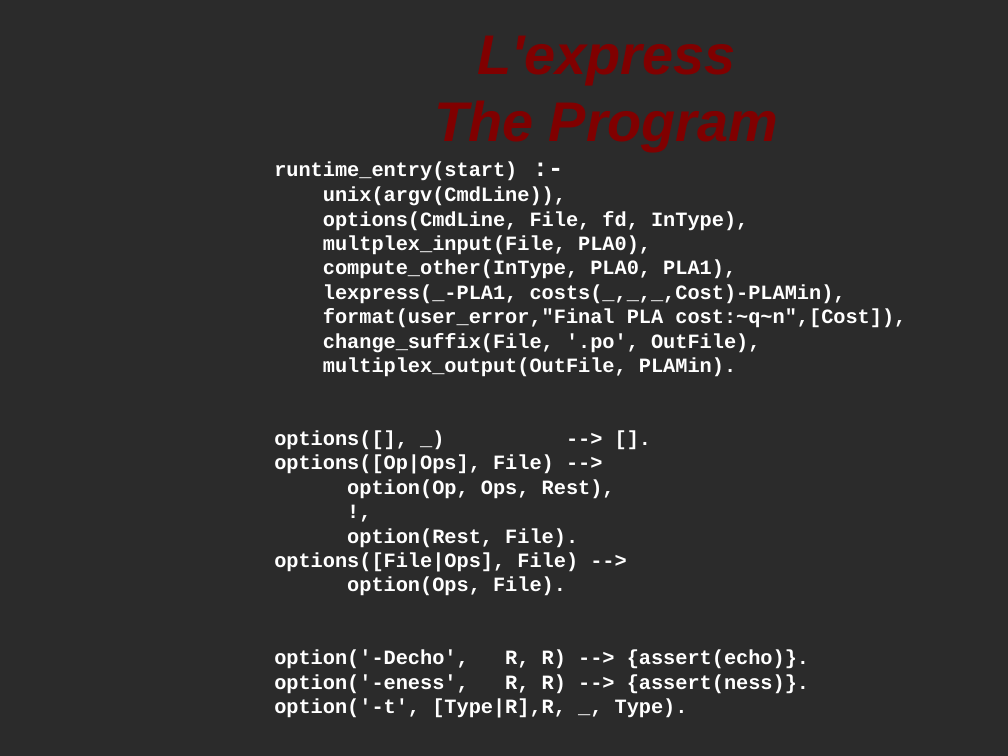
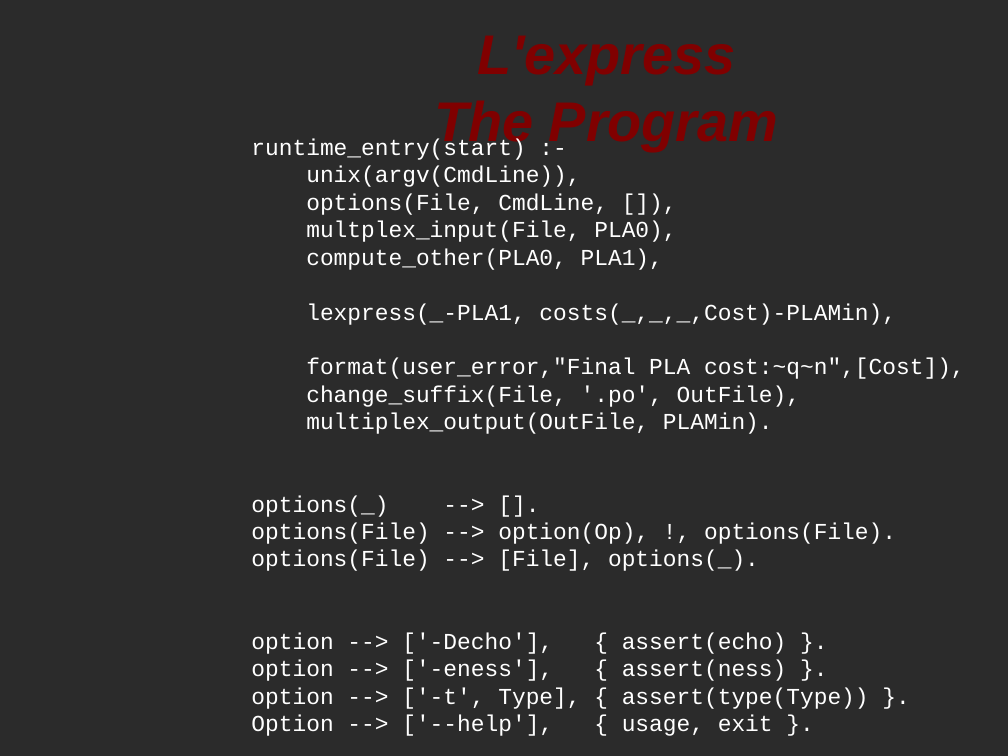
Before and after one commit to softwaresunday/Lexpress, a slide deck: slide 9 of doc/lepresentation.odp (slide 6 before the commit). Drawn at 1008x756 pixels with LibreOffice and Linux fonts; fonts in the diff are those of the drawing; background and template pictures are left out; a plain dark background stands for a picture behind light text. Boxes give left, top, right and bottom in pixels: in the first picture for what was removed or moved away, otherwise in the second. Text is boxed around its words. In the diff, an @@ line names an element or a change of style, - is before the commit and + after.

```diff
--- a/doc/lepresentation.odp
+++ b/doc/lepresentation.odp
@@ subtitle at (251,138,965,434): size 16 to 18 pt in "runtime_entry(start)", "unix(argv(CmdLine)),", "multplex_input(File, PLA0),", "lexpress(_-PLA1, costs(_,_,_,Cost)-PLAMin)," and 3 more places; size 20 to 18 pt in ":-"; bold off in "runtime_entry(start) :-", "unix(argv(CmdLine)),", "multplex_input(File, PLA0),", "lexpress(_-PLA1, costs(_,_,_,Cost)-PLAMin)," and 3 more places @@
@@ subtitle "runtime_entry(start) :-": place and size @@
-subtitle "runtime_entry(start) :-" at (274,162,906,718)
+subtitle "runtime_entry(start) :-" at (251,138,965,736)
@@ subtitle at (306,193,608,215): text changed; size 16 to 18 pt; bold off @@
-options(CmdLine, File, fd, InType),
+options(File, CmdLine, []),
@@ subtitle at (306,248,663,270): text changed; size 16 to 18 pt; bold off @@
-compute_other(InType, PLA0, PLA1),
+compute_other(PLA0, PLA1),
@@ subtitle at (251,495,896,736): text changed; size 16 to 18 pt; bold off @@
-options([], _) --> [].
-options([Op|Ops], File) -->
-option(Op, Ops, Rest),
-!,
-option(Rest, File).
-options([File|Ops], File) -->
-option(Ops, File).
-option('-Decho', R, R) --> {assert(echo)}.
-option('-eness', R, R) --> {assert(ness)}.
-option('-t', [Type|R],R, _, Type).
+options(_) --> [].
+options(File) --> option(Op), !, options(File).
+options(File) --> [File], options(_).
+option --> ['-Decho'], { assert(echo) }.
+option --> ['-eness'], { assert(ness) }.
+option --> ['-t', Type], { assert(type(Type)) }.
+Option --> ['--help'], { usage, exit }.
```
Also in this commit, not shown: 5 slides added.
